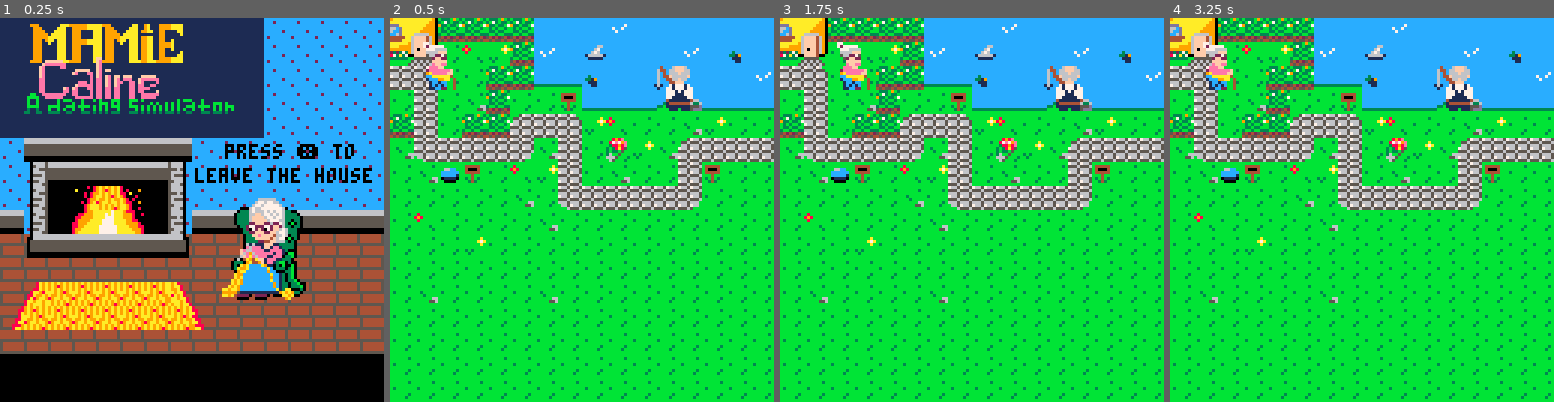
Above: before the commit, frames 1-4 (left to right).
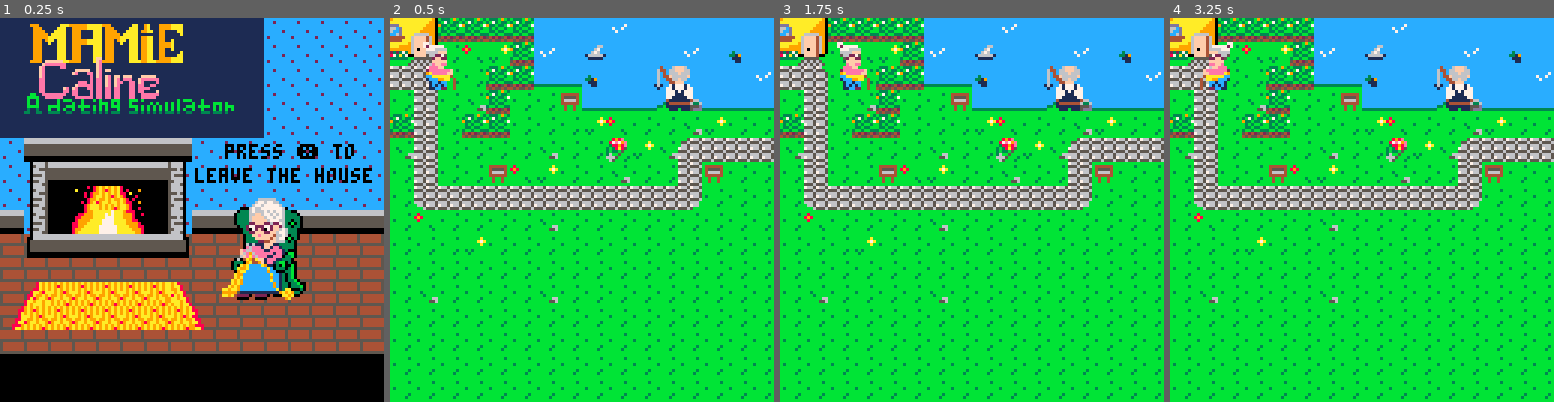
Above: after the commit, the same moments.

Repository: AndreaBacquele/projet-collectif---pico8-mamiecalineteam
Game: PICO-8 cartridge mamiecaline.p8
Same seed, same stepped clock (60 frames per second), same inputs: the game is played once before the commit and once after it.
Inputs:
- Up to frame 1 (0.25 s): no input
- Up to frame 2 (0.5 s): tap X (X key) at 0.33 s
- Up to frame 3 (1.75 s): tap X (X key) at 1.07 s; hold Right from 1.6 s (still down)
- Up to frame 4 (3.25 s): tap X (X key) at 1.85, 2.97 s; release Right at 2.1 s; hold Up 2.15-2.42 s; hold Right 2.47-3.03 s; hold Left from 3.08 s (still down)

Frame 1 is identical in both runs. In frame 2, 7.0% of the frame differs, in the area x 6-87%, y 19-50%; in frame 3, 7.0%; in frame 4, 7.5%, in the area x 6-87%, y 6-50%.

Commit message:
Mamie dialogue

Diff:
--- a/mamiecaline.p8
+++ b/mamiecaline.p8
@@ -19,6 +19,8 @@
 
 function init_game()
 		create_player()
+		init_msg()
+		music(-1,800)
 end
 
 
@@ -26,12 +28,16 @@
 
 	draw_map()
  draw_player()
+ draw_msg()
 
 end
 
 function update_game()
- player_mouvement()
+	if #messages==0 then
+		player_mouvement()
+	end
 	update_camera()
+	update_msg()
 end
 
 -->8
@@ -49,7 +55,7 @@
 end
 
 function draw_player()
- spr(p.sprite,p.x*8,p.y*8,2,2)
+ spr(p.sprite,p.x*8,p.y*8,2,2,p.flip)
 end
 
 function player_mouvement()
@@ -57,8 +63,8 @@
     newy=p.y
 	if (btnp(⬆️)) newy-=p.speed
 	if (btnp(⬇️)) newy+=p.speed
-	if (btnp(⬅️)) newx-=p.speed
-	if (btnp(➡️)) newx+=p.speed
+	if (btnp(⬅️)) newx-=p.speed p.flip=true
+	if (btnp(➡️)) newx+=p.speed p.flip=false
 
     interact(newx, newy)
     --a ajuster en fonction de la taille de la map (voir si ajout d'un son quand on rencontre un obstacle)
@@ -81,6 +87,12 @@
     end
     if check_flag(1,x+1,y+1) then
         pick_up_flower(x+1,y+1)
+    end
+    if x==4 and y==7 then
+    	create_msg("panneau","??")
+    end
+    if x==7 and y==3 then
+    	create_msg("panneau","??")
     end
 end
 -->8
@@ -137,7 +149,28 @@
 
 end
 -->8
-
+--messages in game
+
+function init_msg()
+	messages={}
+end
+
+function create_msg(name,...)
+	msg_title=name
+	messages={...}
+end
+
+function update_msg()
+	if (btnp(❎)) then
+		deli(messages,1)
+		end
+end
+
+function draw_msg()
+	if messages[1] then
+		print(messages[1],0,60,7)
+		end
+end
 -->8
 --main menu
 local current_screen = 1
@@ -159,7 +192,14 @@
 function init_menu()
 	_update = update_menu
 	_draw = draw_menu
-end
+	music(0)
+end
+…(6 lines of a section not shown)…
 
 function draw_menu()
 	if current_screen == 1 then
@@ -187,9 +227,22 @@
 
 
 -->8
---pagedialogue
-
-
+--page dialogue
+
+function dialogue()
+	map(64,0)
+
+end
+
+function mamie_parle()
+	map(80,0)
+
+end
+
+function papie_parle()
+	map(96,0)
+
+end
 __gfx__
 000000000007700000000000000077000000000000077000000000000007700000000000000770000000000000000000cccccccccccccccccccccccccccccccc
 000000000007277777000000000072777770000000072777770004000007277777000000000727777700000000000000cccccccccccc21cccccccccccccccccc
@@ -208,12 +261,12 @@
 00000000000001c1c1c00400000001ccc1c00400000001c1c1c00000000001c1c1c00000000001c1c1c000000006600054242542f6696eeecccccccccccccccc
 000000000000011cc22004000000001ccc2204000000011cc22000000000011cc22000000000011cc220000000556600454554546feae6eecccccccccccccccc
 bbbbbbbbbbbbbbbbbbbbbbbb766576659aaaaaaaaaaaaa90766576bbbbb57665cc4ccc6fff6cccccbbbbbbbbbbbbbbbb00000000000000000000000000000000
-b44444bbbbbbbbabb8bbbbbb55565556aaaaaaaaaaaaa9905556555bb5565556c644c66fff66ccccbbbbbbbbbbbbbbbb00000000000000000000000000000000
-b40004bbbbbbba7a898bbbbb66656665dddaaaaaaaaa999066656665b6656665c6c4c666f666ccccbb66ccbbbbbbbbbb00000000000000000000000000000000
-b44444bbbbbbbbabb8bbbbbb7665766566cdaaaaaaa999907665766576657665c6c44f66666fccccbccccccbbb3b3bbb00000000000000000000000000000000
-bbb4bbbbbbbbbbbbbbbbbbbb555655566ccdaaaaaa9999905556555655565556c6cc4466f66cccccbccccc1bbbb3bbbb00000000000000000000000000000000
-b3b4b3bbb3b3bbbbbbbbb3bb66656665cc6daaaa666669906665666566656665c6ccc44fffccccccb011110bbbbbb3bb00000000000000000000000000000000
-bb343bbbbb3bbbbbbbbbbb3b7665766544444aa6ffff46907665766576657665161cc7177717ccccbb0000bbbbbbbbbb00000000000000000000000000000000
+b444444bbbbbbbabb8bbbbbb55565556aaaaaaaaaaaaa9905556555bb5565556c644c66fff66ccccbbbbbbbbbbbbbbbb00000000000000000000000000000000
+b455554bbbbbba7a898bbbbb66656665dddaaaaaaaaa999066656665b6656665c6c4c666f666ccccbb66ccbbbbbbbbbb00000000000000000000000000000000
+b466664bbbbbbbabb8bbbbbb7665766566cdaaaaaaa999907665766576657665c6c44f66666fccccbccccccbbb3b3bbb00000000000000000000000000000000
+b444444bbbbbbbbbbbbbbbbb555655566ccdaaaaaa9999905556555655565556c6cc4466f66cccccbccccc1bbbb3bbbb00000000000000000000000000000000
+bb4bb4bbb3b3bbbbbbbbb3bb66656665cc6daaaa666669906665666566656665c6ccc44fffccccccb011110bbbbbb3bb00000000000000000000000000000000
+bb4bb4bbbb3bbbbbbbbbbb3b7665766544444aa6ffff46907665766576657665161cc7177717ccccbb0000bbbbbbbbbb00000000000000000000000000000000
 bbbbbbbbbbbbbbbbbbbbbbbb555655564444aaa6ffff46905556555655565556c1cc771777177cccbbbbbbbbbbbbbbbb00000000000000000000000000000000
 00000000bbbbbbbbbbbbbbbb76657665aaaaaa96ffff46907665766500000000cccc777171777cccbb898ebbbbbbbbbb00000000000000000000000000000000
 00000000bbbbbb3bbbbbbb3b55565556aaa99996ffff46905556555600000000cccc777111777cccb87e79ebbbbbbbbb00000000000000000000000000000000
@@ -450,17 +503,17 @@
 
 
 __gff__
-0000000000000000000000000001010100000000000000000000000001000101010000000101000001010000000000000000000000000000010100000000000000000000000000000000000000000000000000000000000000000000000000000000000000000000000000000000000000000000000000000000000000000000
+0000000000000000000000000001010100000000000000000000000001000101000000000101000001010000000000000000000000000000010100000000000000000000000000000000000000000000000000000000000000000000000000000000000000000000000000000000000000000000000000000000000000000000
 0000000000000000000000000000000000000000000000000000000000000000000000000000000000000000000000000000000000000000000000000000000000000000000000000000000000000000000000000000000000000000000000000000000000000000000000000000000000000000000000000000000000000000
 __map__
-24251c1c1c1c1f1f1f0f1f1f1f1f1f1f0f1f0c31313131313132323131313131e6c0c1c2c3c4c5c6e6e6e6c7c7c7c7c7e6c0c1c2c3c4c5c6e6e6e6c7c7c7c7c70000000000000000000000000000000000000000000000000000000000000000000000000000000000000000000000000000000000000000000000004c4d4e4f
-34353122211c0f1f1e1f1f1f0f1f0e1f1f0c3131313131313131313131313131e6d0d1d2d3d4d5d6e6e6e6c7c7c7c7c7e6d0d1d2d3d4d5d6e6e6e6c7c7c7c7c7000000000000000000000048494a4b00000000000000000000000048494a4b000000000000000000000000484d4e4f000000000000000000000000005c5d5e5f
-232631311c1c0c0c0e1f1f28291f1f0f0c313131313131313131313131313131e6e0e1e2e3e4e5e6e6e6e6c7c7c7c7c7e6e0e1e2e3e4e5e6e6e6e6c7c7c7c7c7000000000000000000000058595a5b00000000000000000000000058595a5b000000000000000000000000585d5e5b000000000000000000000000006c6d6e6f
-312331321c3131200c0c0c38390c0c0c31313131313131313131313131313131e6f0f1f2f3f4f5f6f7f8e6c7c7c7c7c7e6f0f1f2f3f4f5f6f7f8e6c7c7c7c7c7000000000000000000000068696a6b00000000000000000000000068696a6b000000000000000000000000686d6e6b000000000000000000000000007c7d7e7f
-1c23311c1c272326212231313221313131313131313131313131313131313131e6e6e6e6e6e6e6e6e6e6e6c7c7c7c7c7e6e6e6e6e6e6e6e6e6e6e6c7c7c7c7c7000000000000000000000078797a7b00000000000000000000000078797a7b000000000000000000000000787d7e7f0000000000000000000000000000000000
-3233232323363223313a21322723232331313131313131313131313131313131c7fafafafafafafac7c7c7c7c7c7c7c7c7fafafafafafafac7c7c7c7c7c7c7c700000000000000000000000000000000000000000000000000000000000000000000000000000000000000000000000000000000000000000000000000000000
-31322a2031222123313231312320313131313131313131313131313131313131c7e9fafafafafaeac7c7c7c7c7c7c7c7c7e9fafafafafaeac7c7c7c7c7c7c7c700000000000000000000000000000000000000000000000000000000000000000000000000000000000000000000000000000000000000000000000000000000
-3131313131323133232323233631313131313131313131313131313131313131c7e937e8dadb37eac7c7cacbc7c7c7c7c7e937dbdae837eac7c7cacbc7c7c7c700000000000000000000000000000000000000000000000000000000000000000000000000000000000000000000000000000000000000000000000000000000
+24251c1c1c1c1f1f1f0f1f1f1f1f1f1f0f1f0c31313131313132323131313131e6c0c1c2c3c4c5c6e6e6e6c7c7c7c7c7e6c0c1c2c3c4c5c6e6e6e6c7c7c7c7c73030000000000000000000000000000000000000000000000000000000000000000000000000000000000000000000000000000000000000000000004c4d4e4f
+34353122211c0f1f1e1f1f1f0f1f0e1f1f0c3131313131313131313131313131e6d0d1d2d3d4d5d6e6e6e6c7c7c7c7c7e6d0d1d2d3d4d5d6e6e6e6c7c7c7c7c7303030000000000000000048494a4b00000000000000000000000048494a4b000000000000000000000000484d4e4f000000000000000000000000005c5d5e5f
+232631311c1c0c0c0e1f1f28291f1f0f0c313131313131313131313131313131e6e0e1e2e3e4e5e6e6e6e6c7c7c7c7c7e6e0e1e2e3e4e5e6e6e6e6c7c7c7c7c7000030000000000000000058595a5b00000000000000000000000058595a5b000000000000000000000000585d5e5b000000000000000000000000006c6d6e6f
+312331321c3131200c0c0c38390c0c0c31313131313131313131313131313131e6f0f1f2f3f4f5f6f7f8e6c7c7c7c7c7e6f0f1f2f3f4f5f6f7f8e6c7c7c7c7c7000030303000000000000068696a6b00000000000000000000000068696a6b000000000000000000000000686d6e6b000000000000000000000000007c7d7e7f
+1c23311c1c313131212231313221313131313131313131313131313131313131e6e6e6e6e6e6e6e6e6e6e6c7c7c7c7c7e6e6e6e6e6e6e6e6e6e6e6c7c7c7c7c7000000000000000000000078797a7b00000000000000000000000078797a7b000000000000000000000000787d7e7f0000000000000000000000000000000000
+3223313131313231313a21322723232331313131313131313131313131313131c7fafafafafafafac7c7c7c7c7c7c7c7c7fafafafafafafac7c7c7c7c7c7c7c700000000000000000000000000000000000000000000000000000000000000000000000000000000000000000000000000000000000000000000000000000000
+3123313120222131313231312320313131313131313131313131313131313131c7e9fafafafafaeac7c7c7c7c7c7c7c7c7e9fafafafafaeac7c7c7c7c7c7c7c700000000000000000000000000000000000000000000000000000000000000000000000000000000000000000000000000000000000000000000000000000000
+3133232323232323232323233631313131313131313131313131313131313131c7e937e8dadb37eac7c7cacbc7c7c7c7c7e937dbdae837eac7c7cacbc7c7c7c700000000000000000000000000000000000000000000000000000000000000000000000000000000000000000000000000000000000000000000000000000000
 3122313131313231313131313131313131313131313131313131313131313131fae937ebe7dc37eafacccdcecffafafafae937ebe7dc37eafacccdcecffafafa00000000000000000000000000000000000000000000000000000000000000000000000000000000000000000000000000000000000000000000000000000000
 3131312131313131313131313131313131313131313131313131313131313131d7f9fafafafafafbd7d7dddedfd7d7d7d7f9fafafafafafbd7d71ddedfd7d7d700404142430000000000000000000000004041424300000000000000000000000040414243000000000000000000000000000000000000000000000000000000
 3131313131313131313131313131313131313131313131313131313131313131d7d7d7d7d7d7d7d7d7ecedeeefd7d7d7d7d7d7d7d7d7d7d7d7ecedeeefd7d7d700505152530000000000000000000000005051525300000000000000000000000050515253000000000000000000000000000000000000000000000000000000
Not shown, changed: the music (__music__) section of mamiecaline.p8
Not shown, changed: the sound effects (__sfx__) section of mamiecaline.p8
